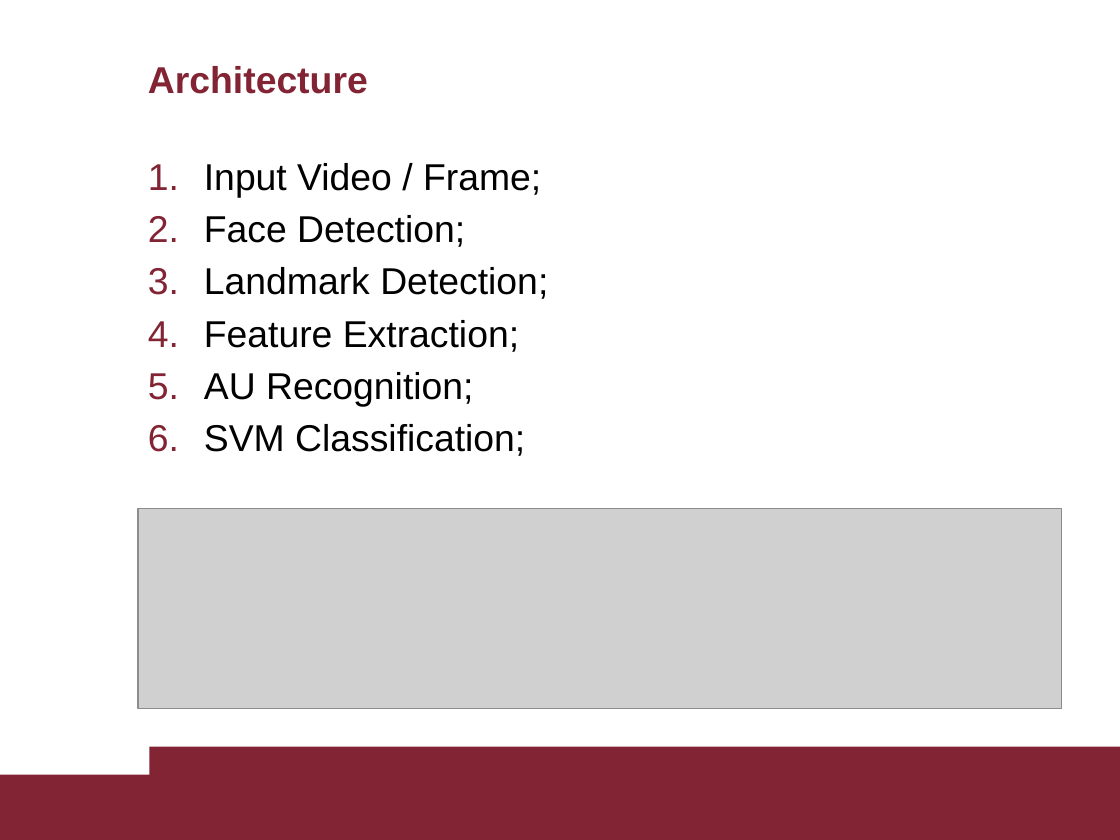
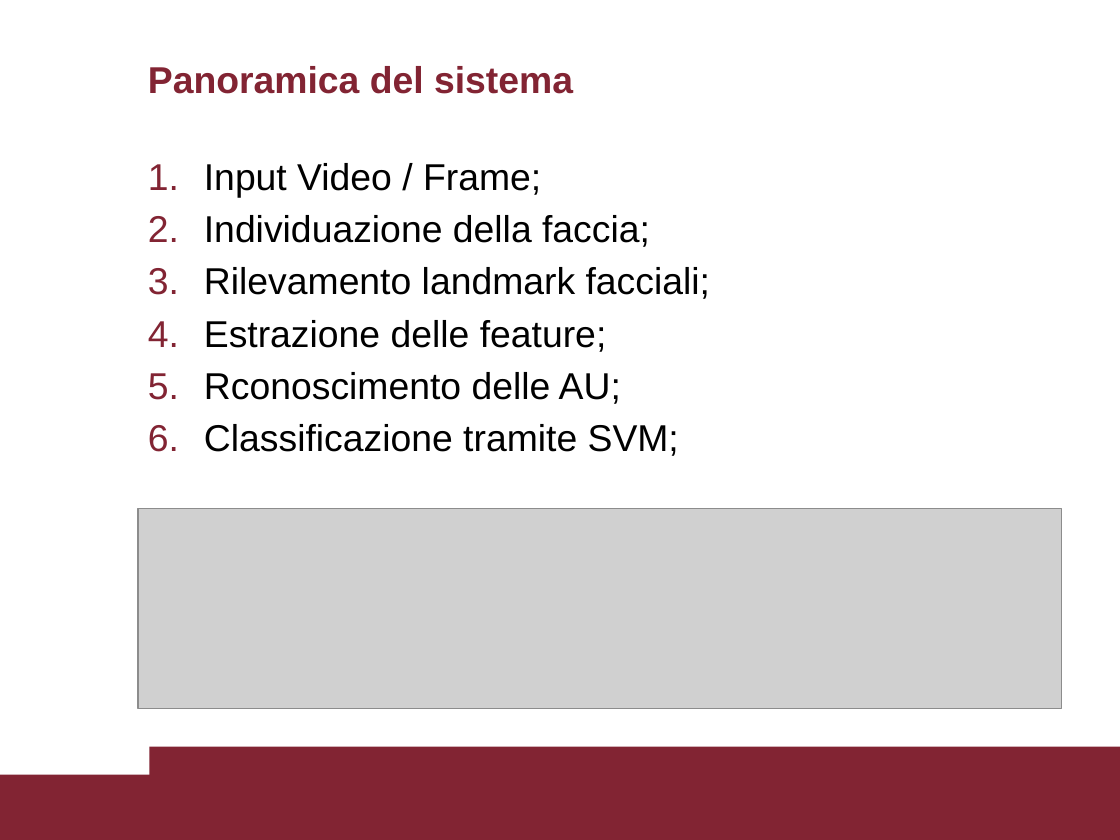
Before and after one commit to AscaL/thesis, a slide deck: slide 8 of Tesi Emanuele Orfanelli 1383726.pptx. Drawn at 1120x840 pixels with LibreOffice and Linux fonts; fonts in the diff are those of the drawing; grey boxes stand for pictures. Boxes give left, top, right and bottom in pixels: in the first picture for what was removed or moved away, otherwise in the second. Text is boxed around its words. In the diff, an @@ line names an element or a change of style, - is before the commit and + after.

```diff
--- a/Tesi Emanuele Orfanelli 1383726.pptx
+++ b/Tesi Emanuele Orfanelli 1383726.pptx
@@ title at box(148, 66, 573, 94): text changed @@
-Architecture
+Panoramica del sistema
@@ text at box(204, 215, 710, 456): text changed @@
-2. Face Detection;
-3. Landmark Detection;
-4. Feature Extraction;
-5. AU Recognition;
-6. SVM Classification;
+2. Individuazione della faccia;
+3. Rilevamento landmark facciali;
+4. Estrazione delle feature;
+5. Rconoscimento delle AU;
+6. Classificazione tramite SVM;
```
Also in this commit, not shown: 22 other slides changed, 1 slide added, 3 slides removed, 1 other file.
